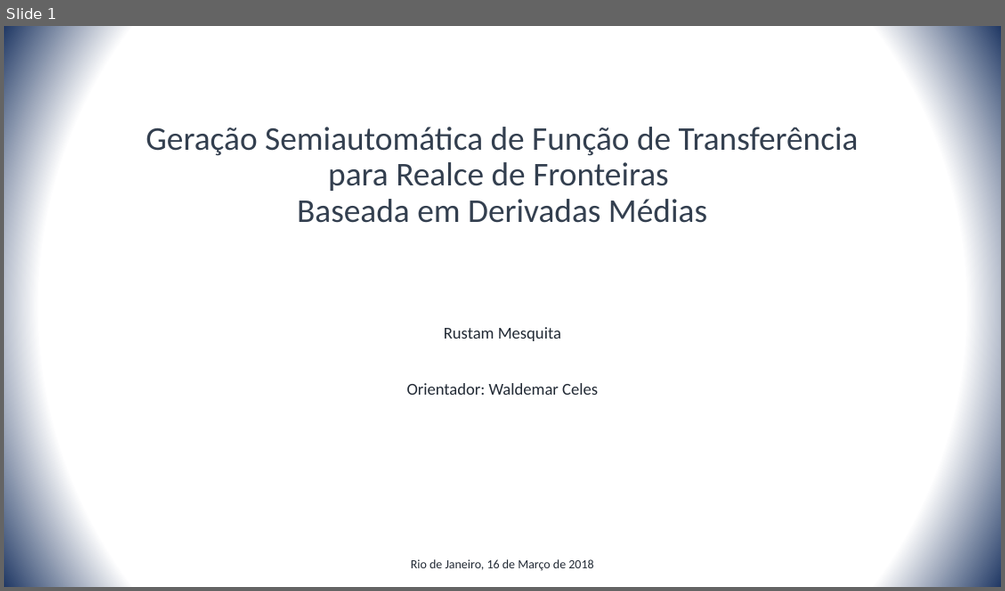
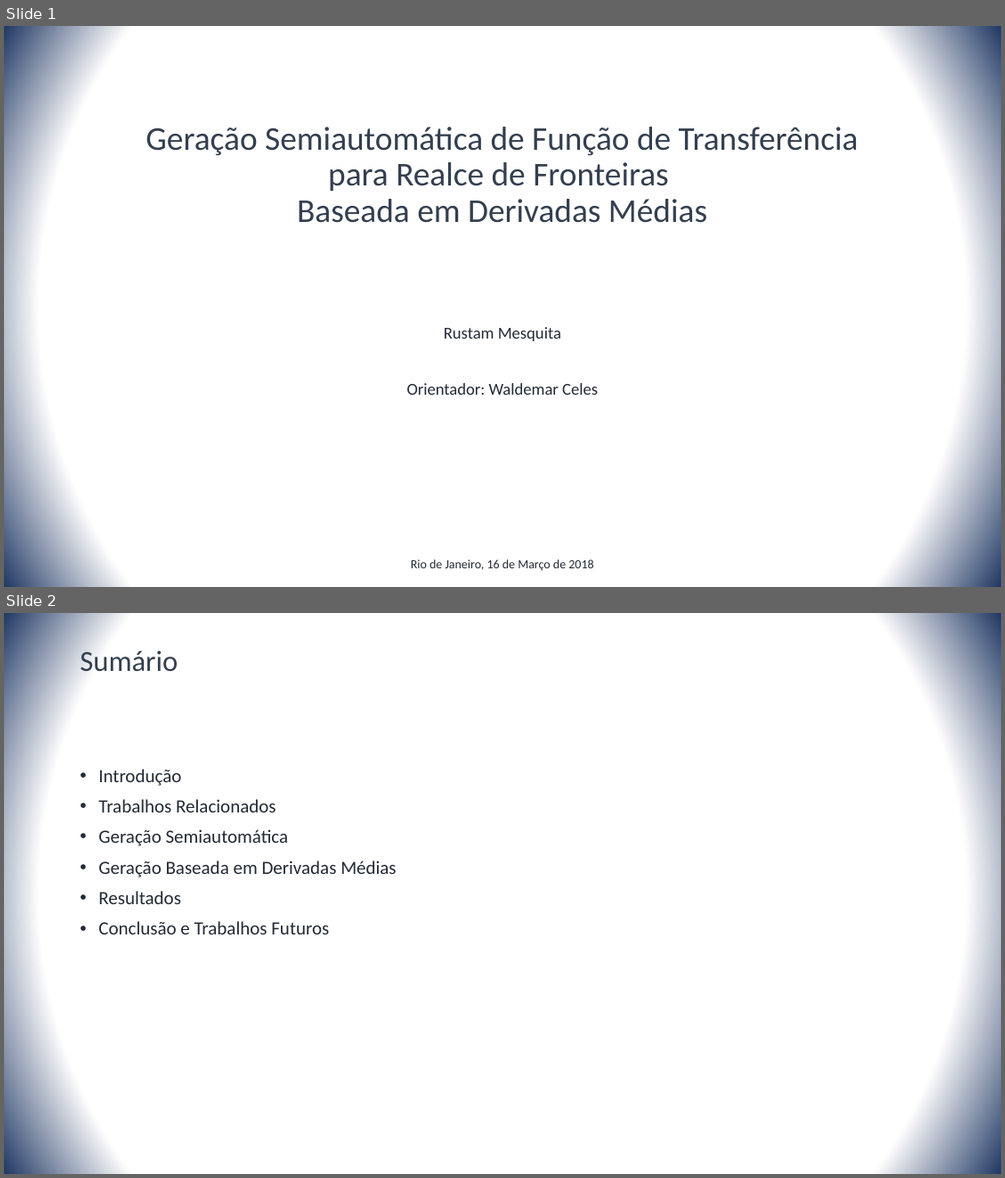
Before and after one commit to rustanitu/atfgtex, a slide deck: presentation/presentation.pptm. Shown one above the other, each under a label of ours: slide 1 before the commit, slides 1 and 2 after it. The pictures are 1005x591 and 1005x1178 pixels, drawn with LibreOffice and Linux fonts; fonts in the diff are those of the drawing. Boxes give left, top, right and bottom in pixels: in the first picture for what was removed or moved away, otherwise in the second. Text is boxed around its words. In the diff, an @@ line names an element or a change of style, - is before the commit and + after.

```diff
--- a/presentation/presentation.pptm
+++ b/presentation/presentation.pptm
@@ slide 2 added at bbox=[4, 613, 1001, 1174], background gradient #FFFFFF to #203864 @@
@@ title added at bbox=[80, 648, 178, 672], 28 pt, text #333F50 @@
+Sumário
@@ text added at bbox=[98, 769, 396, 934], 18 pt, text #222A35 @@
+• Introdução
+• Trabalhos Relacionados
+• Geração Semiautomática
+• Geração Baseada em Derivadas Médias
+• Resultados
+• Conclusão e Trabalhos Futuros
```
Also in this commit, not shown: 13 other slides added, 4 slides removed.
